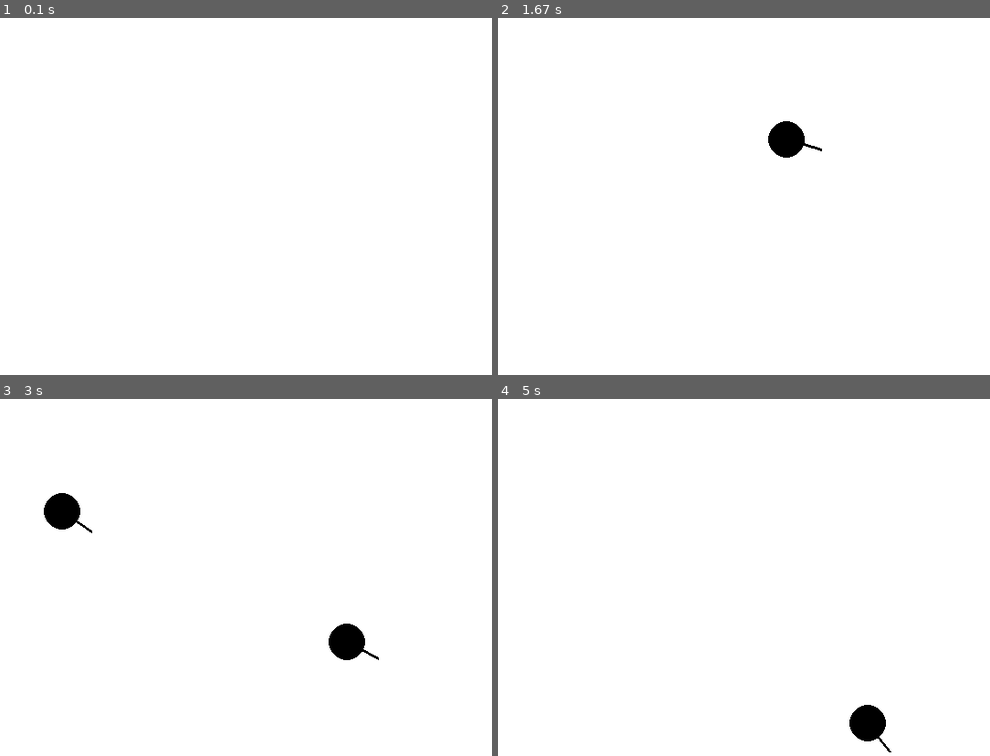
Above: before the commit, frames 1-4 (two rows, left to right).
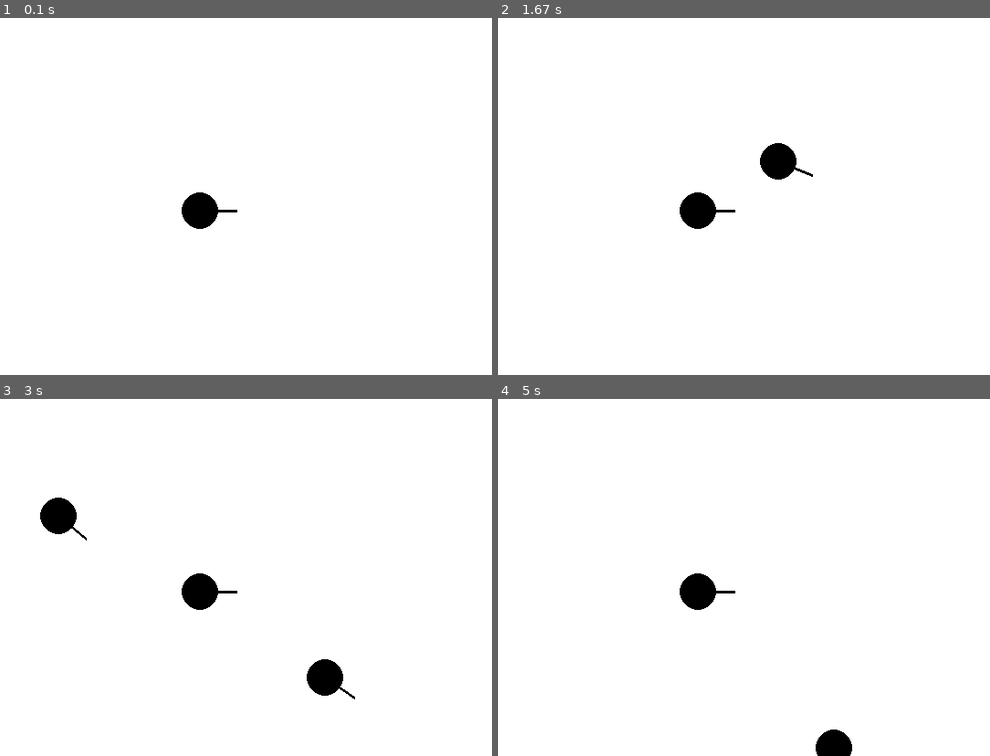
Above: after the commit, the same moments.

Repository: jjauzion/evolve
Game: pygame game, started from main.py
Two runs of this game, one before a commit and one after it. Both use one fixed random seed, a clock stepped at 60 frames per second and the inputs below.
Inputs (mouse positions are in pixels of both pictures, inside the frame that each line leads up to):
- Up to frame 1 (0.1 s): no input
- Up to frame 2 (1.67 s): press the mouse at (699, 185) at 0.37 s; move the mouse to (630, 171) at 0.47 s; release the mouse at (557, 160) at 0.6 s; click (517, 89) at 0.72 s; click (outside the picture) at 1.05 s; click (561, 67) at 1.38 s
- Up to frame 3 (3 s): click (118, 445) at 2.22 s; click (outside the picture) at 2.55 s; click (14, 481) at 2.88 s
- Up to frame 4 (5 s): click (527, 452) at 3.22 s; press the mouse at (527, 452) at 3.53 s; move the mouse to (547, 456) at 3.63 s; release the mouse at (571, 459) at 3.77 s; press the mouse at (527, 452) at 4.37 s; move the mouse to (566, 423) at 4.47 s; release the mouse at (outside the picture) at 4.6 s

The runs differ from the first frame. In frame 1, 0.6% of the frame differs, in the area x 36-49%, y 48-60%; in frame 2, 1.6%; in frame 3, 2.1%, in the area x 8-77%, y 26-85%; in frame 4, 1.7%.

Commit message:
on the way to add colision

Diff:
--- a/src/system/Draw.py
+++ b/src/system/Draw.py
@@ -8,4 +8,4 @@
             radius = entity.component["physic"].size
             vector = entity.component["velocity"].vector
             polar_vector = entity.component["velocity"].polar_vector
-            entity.component["visible"].draw(screen, color, position, radius, radius, vector, polar_vector)
+            entity.component["visible"].draw(screen, color, position, radius, 0, vector, polar_vector)
--- a/src/system/Game.py
+++ b/src/system/Game.py
@@ -37,6 +37,7 @@
     def prepare(self):
         pygame.key.set_repeat(200, 50)
         self.cycle = 0
+        self.universe.create_new_entity((320, 300), 20, (0, 0), 100, 0)
 
     def update_screen(self):
         pygame.draw.rect(self.screen, (255, 255, 255), (0, 0) + self.screen.get_size())
@@ -46,7 +47,7 @@
         if event.type == const.QUIT or (event.type == const.KEYUP and event.key == const.K_ESCAPE):
             self.cycle = -1
         elif event.type == const.MOUSEBUTTONUP and event.button == 1:
-            self.universe.create_new_entity(event.pos, 20)
+            self.universe.create_new_entity(event.pos, 20, None, 100, 0)
 
     def exe_cycle(self):
         before = time.time()
--- a/src/system/Universe.py
+++ b/src/system/Universe.py
@@ -21,10 +21,12 @@
         self.last_id += 1
         return self.last_id
 
-    def create_new_entity(self, position, size):
-        x = size * math.cos(self.theta)
-        y = size * math.sin(self.theta)
-        new = Cell.Cell(cell_id=self._get_new_id(), position=position, size=size, vector=(x, y), life=100, regen=0)
+    def create_new_entity(self, position, size, speed_vect=(0, 0), life=100, regen=0):
+        if not speed_vect:
+            x = size * math.cos(self.theta)
+            y = size * math.sin(self.theta)
+            speed_vect = (x, y)
+        new = Cell.Cell(cell_id=self._get_new_id(), position=position, size=size, vector=speed_vect, life=life, regen=regen)
         self.add_entity(new)
         self.theta += 0.1 if self.theta <= 2 * math.pi else -self.theta
 
